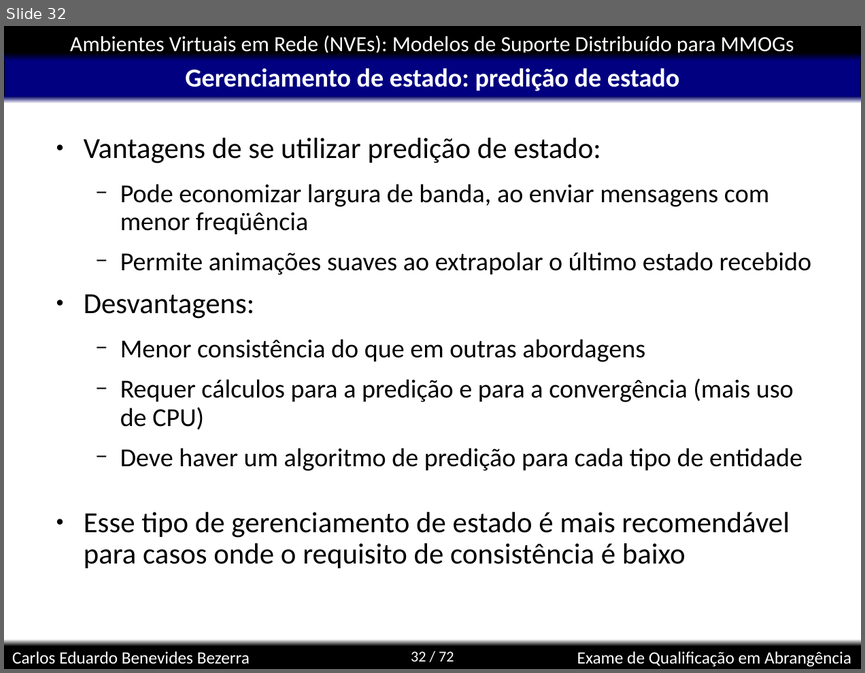
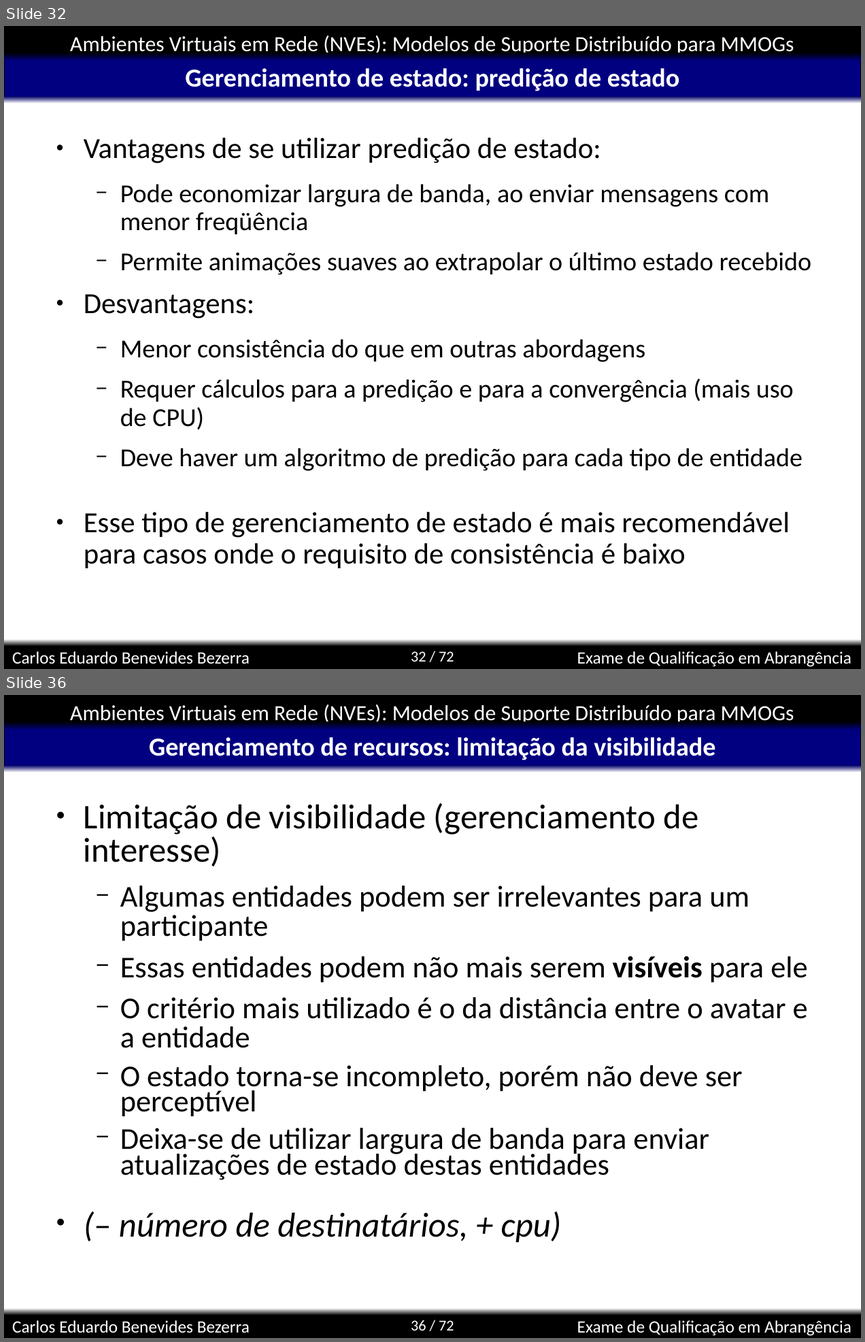
Before and after one commit to kdubezerra/kdubezerra, a slide deck: disciplinas/cmp600/app.ppt. Shown one above the other, each under a label of ours: slide 32 before the commit, slides 32 and 36 after it; the slides between them are not shown. The pictures are 865x673 and 865x1342 pixels, drawn with LibreOffice and Linux fonts; fonts in the diff are those of the drawing; background and template pictures are left out. Boxes give left, top, right and bottom in pixels: in the first picture for what was removed or moved away, otherwise in the second. Text is boxed around its words. In the diff, an @@ line names an element or a change of style, - is before the commit and + after.

```diff
--- a/disciplinas/cmp600/app.ppt
+++ b/disciplinas/cmp600/app.ppt
@@ slide 36 added at <box>4,695,861,1338</box>, background #FFFFFF; not listed: 8 template elements that a slide beside it also shows @@
@@ title added at <box>149,737,715,760</box>, 24 pt, text #FFFFFF, bold @@
+Gerenciamento de recursos: limitação da visibilidade
@@ text added at <box>84,803,808,1242</box>, 28 pt, text #000000 @@
+● Limitação de visibilidade (gerenciamento de interesse)
+  − Algumas entidades podem ser irrelevantes para um participante
+  − Essas entidades podem não mais serem visíveis para ele
+  − O critério mais utilizado é o da distância entre o avatar e a entidade
+  − O estado torna-se incompleto, porém não deve ser perceptível
+  − Deixa-se de utilizar largura de banda para enviar atualizações de estado destas entidades
+● (– número de destinatários, + cpu)
```
Also in this commit, not shown: 2 slides changed, 6 other slides added, 1 slide removed.
